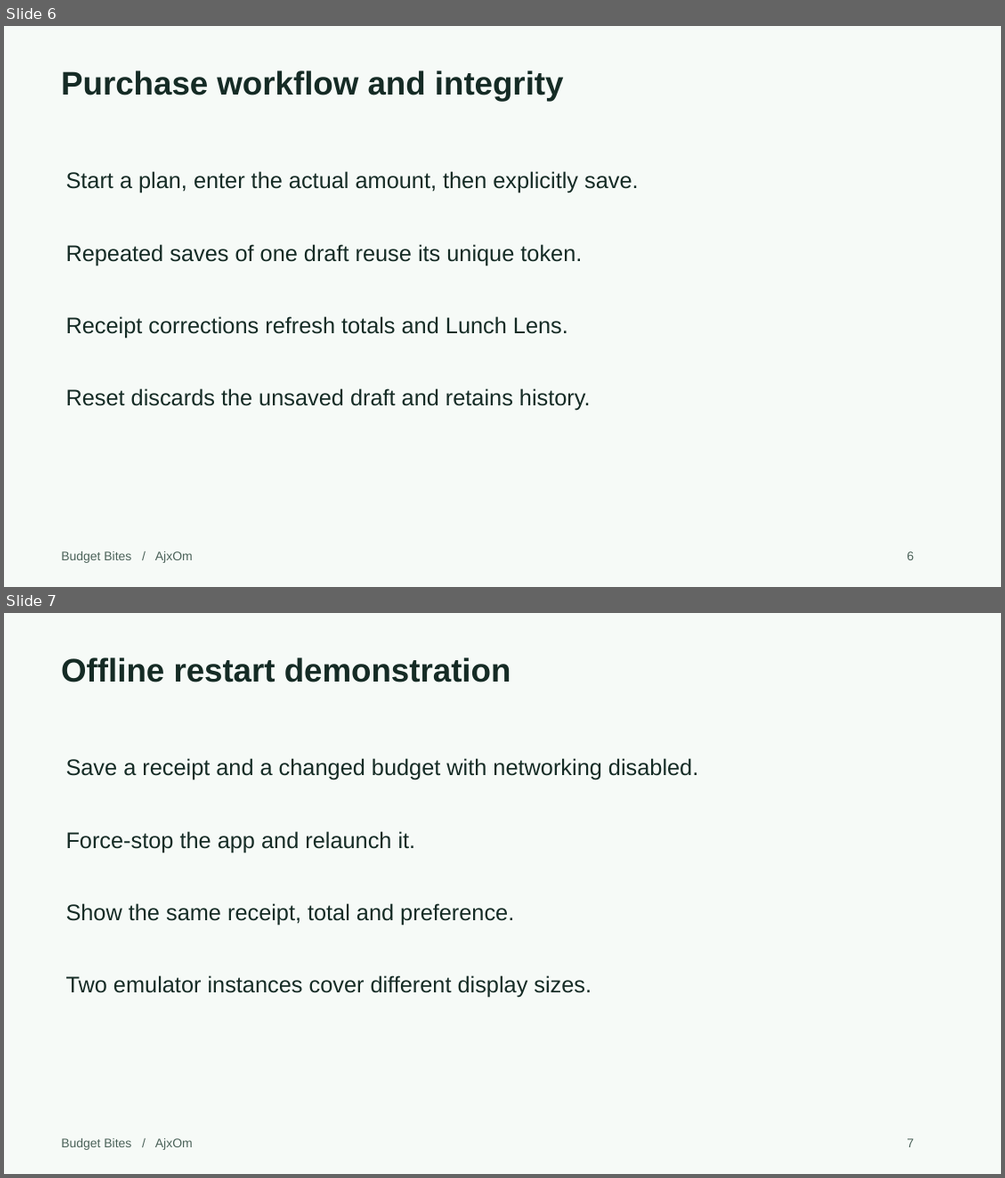
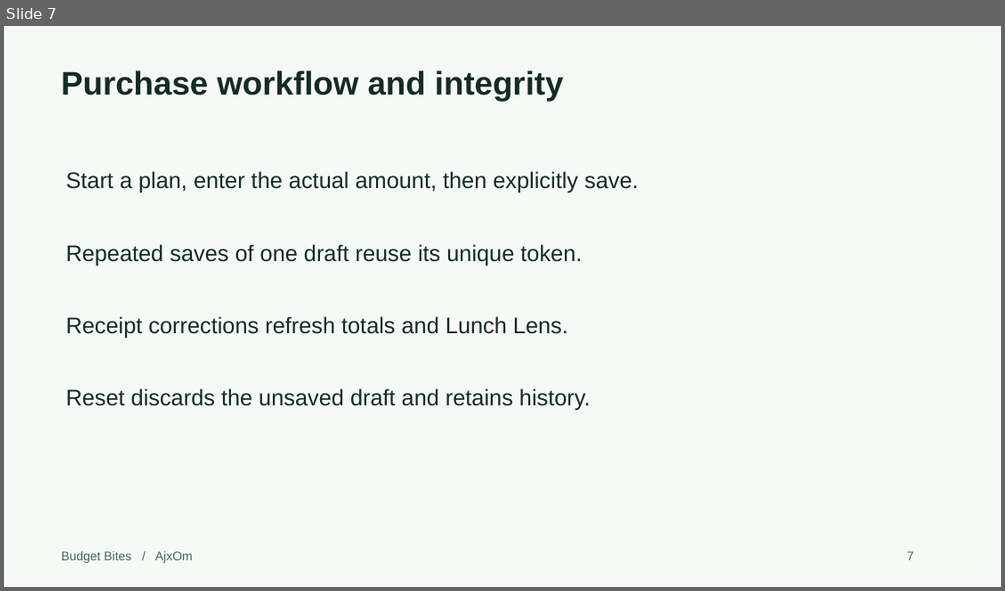
Before and after one commit to Omswaroopreddyudumula/ajxom-budget-bites, a slide deck: submission/Project1_Presentation.pptx. Shown one above the other, each under a label of ours: slides 6 and 7 before the commit, slide 7 after it. The pictures are 1005x1178 and 1005x591 pixels, drawn with LibreOffice and Linux fonts; fonts in the diff are those of the drawing. Boxes give left, top, right and bottom in pixels: in the first picture for what was removed or moved away, otherwise in the second. Text is boxed around its words. In the diff, an @@ line names an element or a change of style, - is before the commit and + after.

```diff
--- a/submission/Project1_Presentation.pptx
+++ b/submission/Project1_Presentation.pptx
@@ slide 7 removed at [4, 613, 1001, 1174], background #F6FAF7 @@
@@ text removed at [61, 657, 511, 682] @@
-Offline restart demonstration
@@ text removed at [66, 758, 698, 780] @@
-Save a receipt and a changed budget with networking disabled.
@@ text removed at [66, 831, 416, 852] @@
-Force-stop the app and relaunch it.
@@ text removed at [66, 903, 514, 925] @@
-Show the same receipt, total and preference.
@@ text removed at [66, 975, 591, 997] @@
-Two emulator instances cover different display sizes.
@@ text removed at [61, 1138, 193, 1150] @@
-Budget Bites / AjxOm
@@ text removed at [906, 1138, 914, 1147] @@
-7
@@ what was slide 6 is now slide 7 @@
@@ slide 7 changed as well @@
@@ text at [906, 551, 914, 560]: text changed @@
-6
+7
```
Also in this commit, not shown: 11 other slides changed, 6 slides added, 1 other slide removed, 1 other file.
